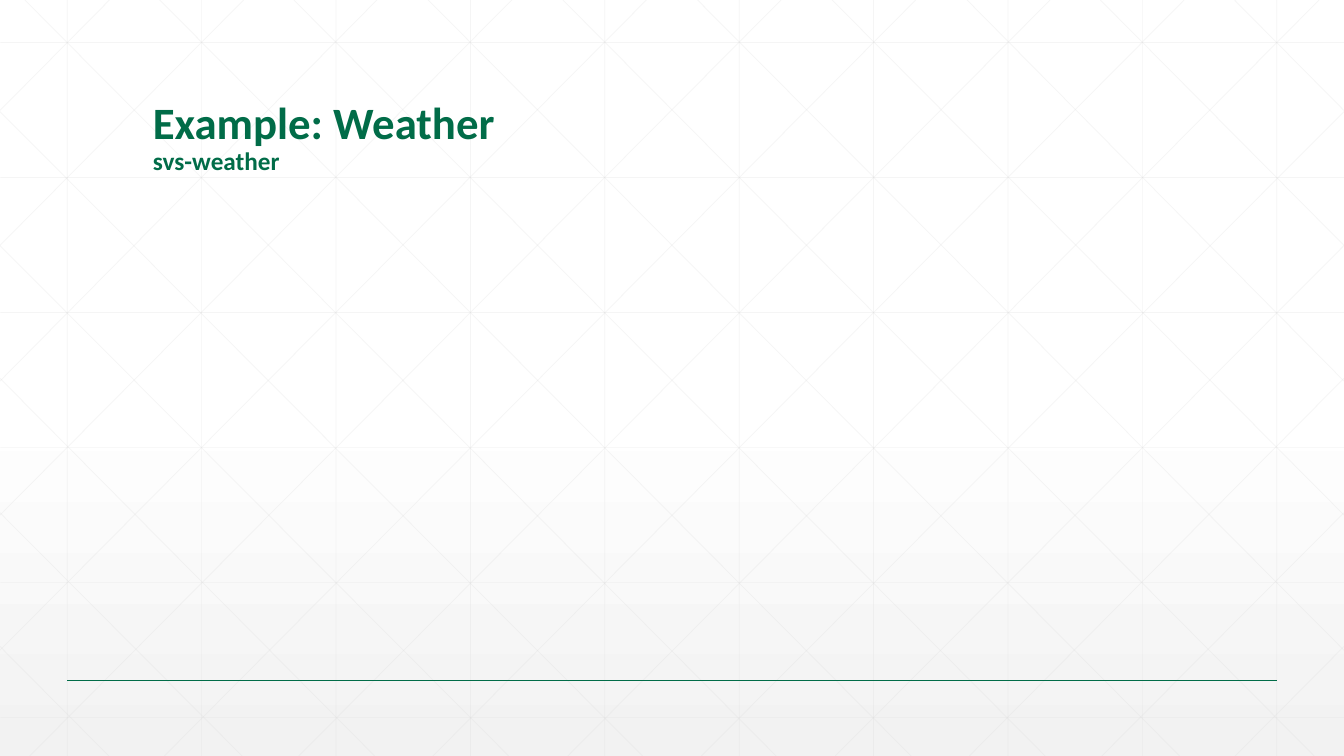
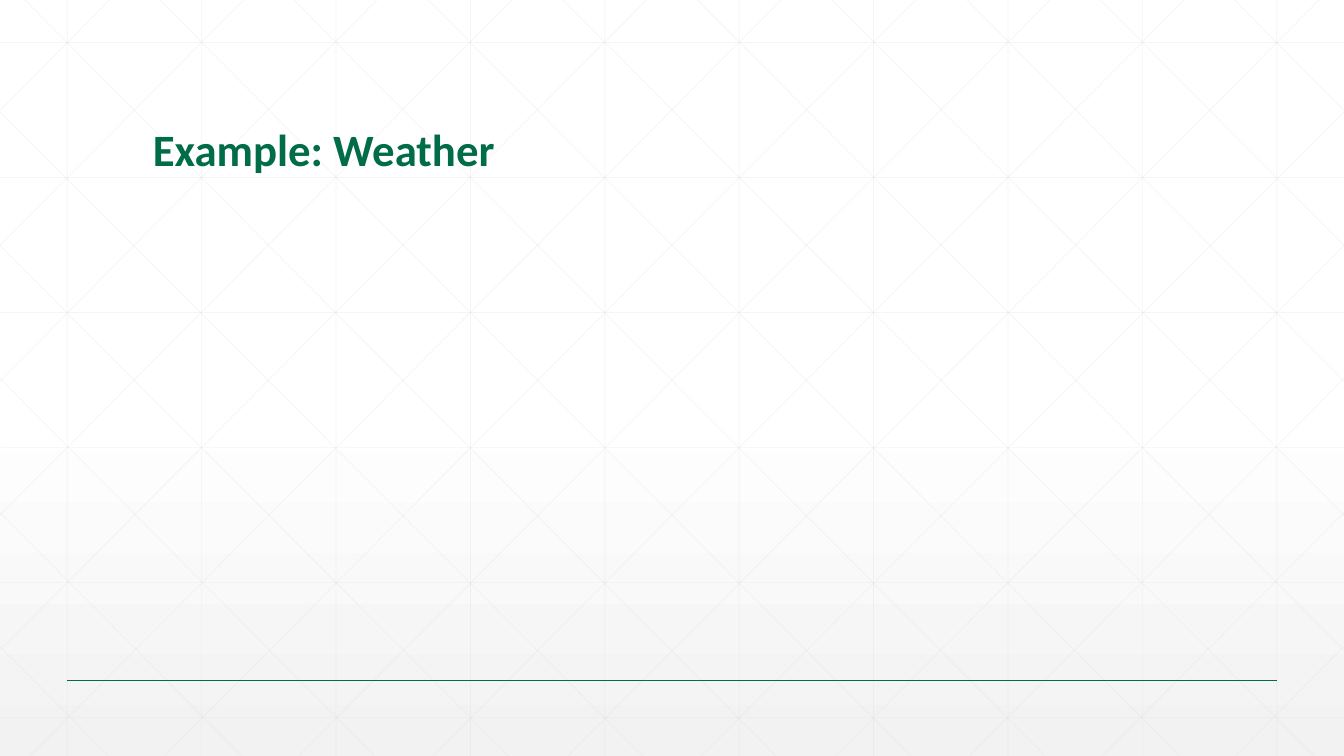
Before and after one commit to SrinS/svs-talent, a slide deck: slide 17 of 01. Java SE/Slides/03. Language elements.pptx. Drawn at 1344x756 pixels with LibreOffice and Linux fonts; fonts in the diff are those of the drawing; background and template pictures are left out. Boxes give left, top, right and bottom in pixels: in the first picture for what was removed or moved away, otherwise in the second. Text is boxed around its words. In the diff, an @@ line names an element or a change of style, - is before the commit and + after.

```diff
--- a/01. Java SE/Slides/03. Language elements.pptx
+++ b/01. Java SE/Slides/03. Language elements.pptx
@@ title at box(153, 134, 494, 173): text changed @@
-Example: Weather
-svs-weather
+Example: Weather
```
Also in this commit, not shown: 2 other slides changed, 11 other files.
